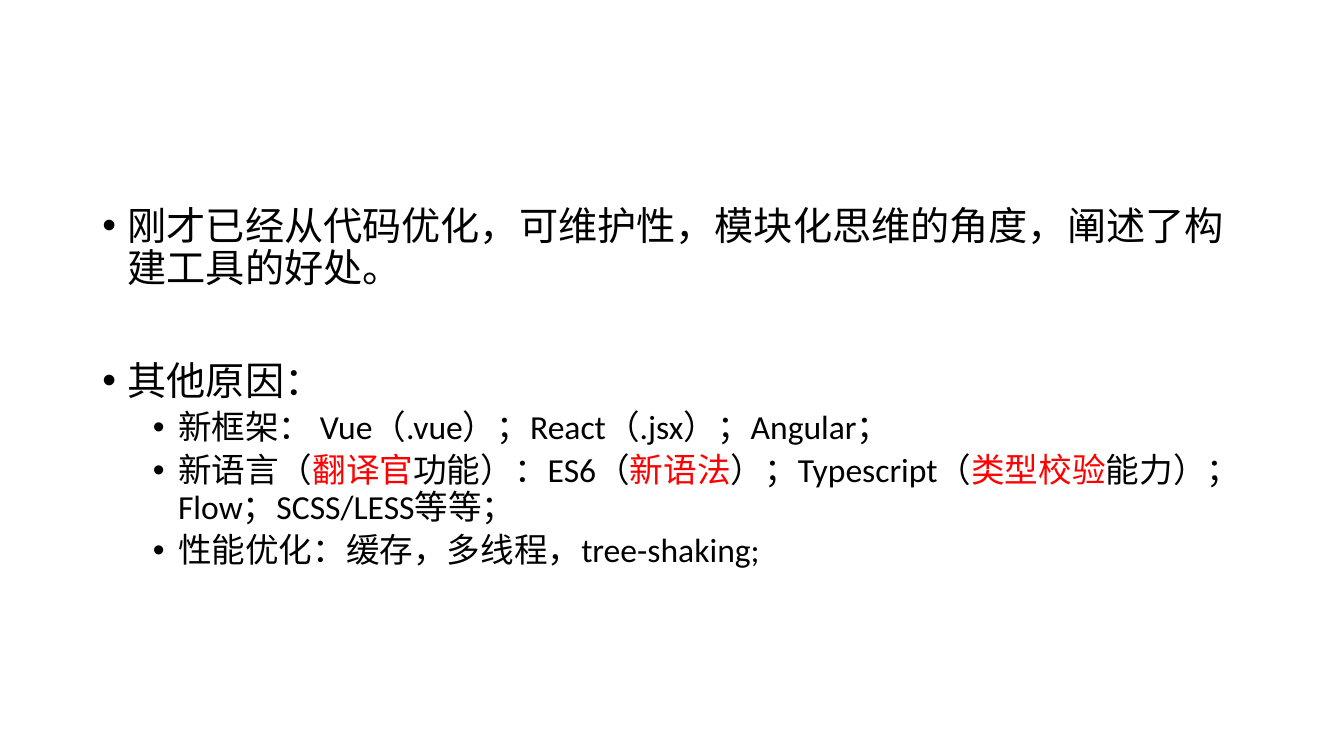
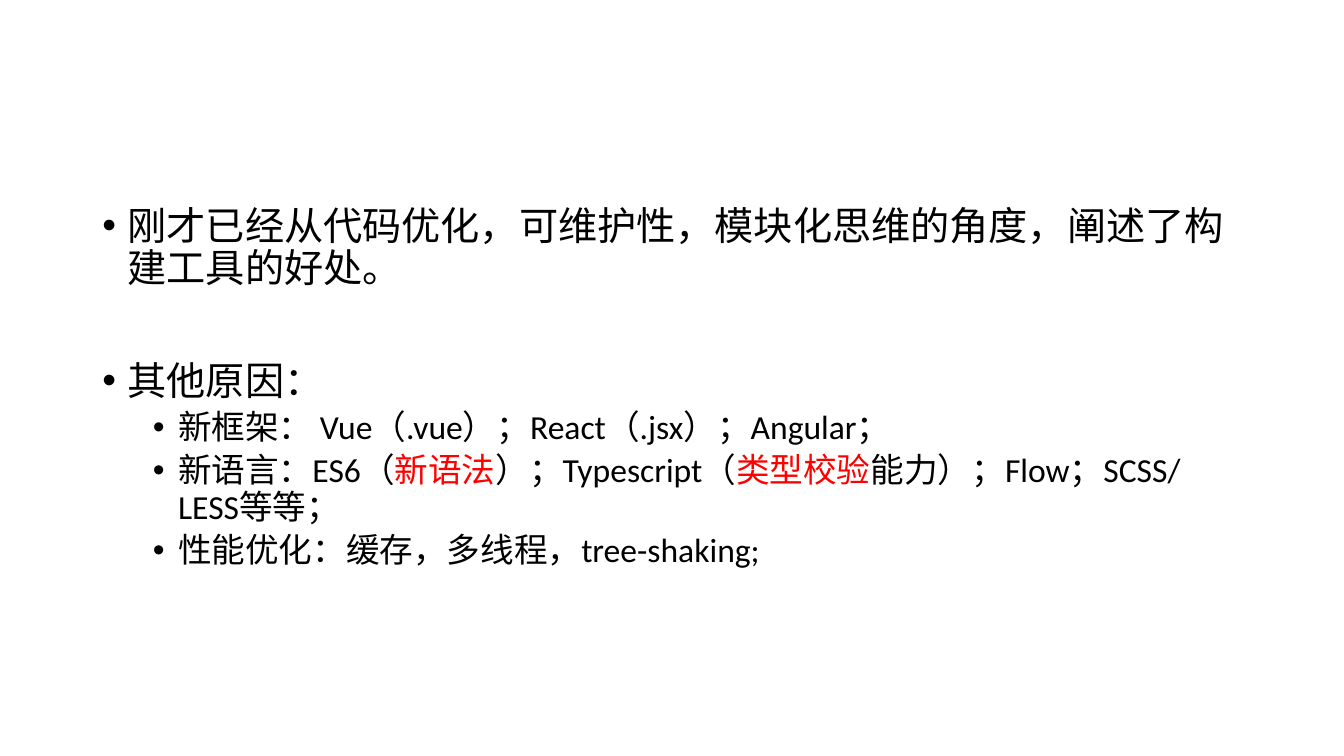
Before and after one commit to Cohen-Wang/workbench, a slide deck: slide 28 of cloud/webpack-ppt/培训 - webpack.pptx (slide 25 before the commit). Drawn at 1344x756 pixels with LibreOffice and Linux fonts; fonts in the diff are those of the drawing. Boxes give left, top, right and bottom in pixels: in the first picture for what was removed or moved away, otherwise in the second. Text is boxed around its words. In the diff, an @@ line names an element or a change of style, - is before the commit and + after.

```diff
--- a/cloud/webpack-ppt/培训 - webpack.pptx
+++ b/cloud/webpack-ppt/培训 - webpack.pptx
@@ text at (178, 453, 1181, 524): text changed @@
-  • 新语言（翻译官功能）：ES6（新语法）；Typescript（类型校验能力）；Flow；SCSS/LESS等等；
+  • 新语言：ES6（新语法）；Typescript（类型校验能力）；Flow；SCSS/LESS等等；
```
Also in this commit, not shown: 4 other slides changed, 7 slides added, 1 other file.
